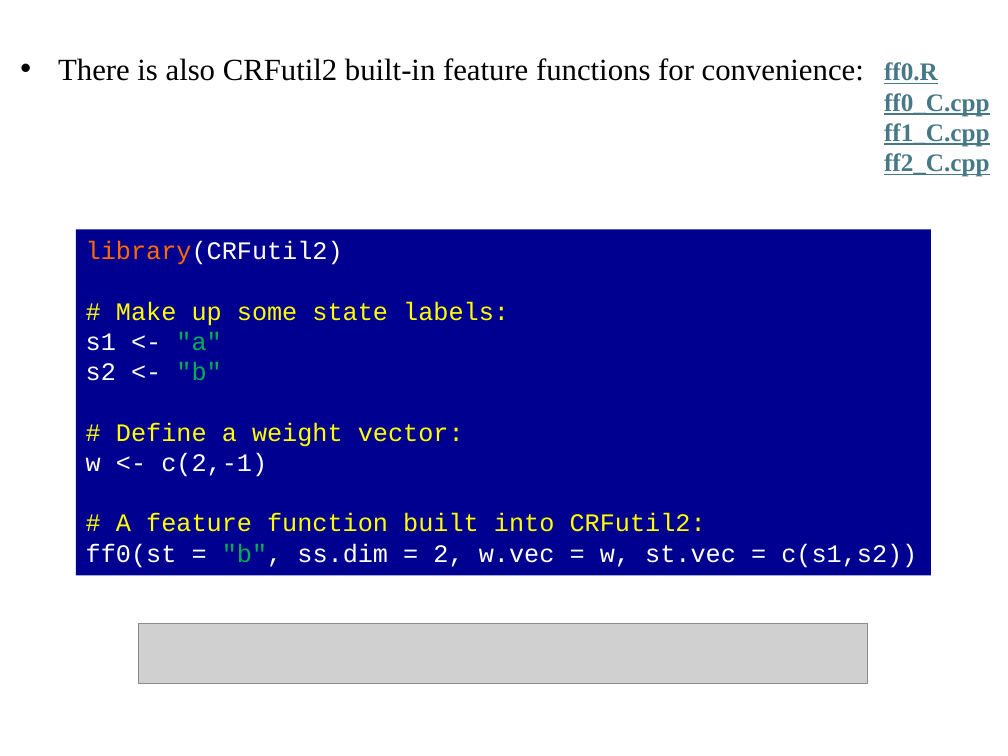
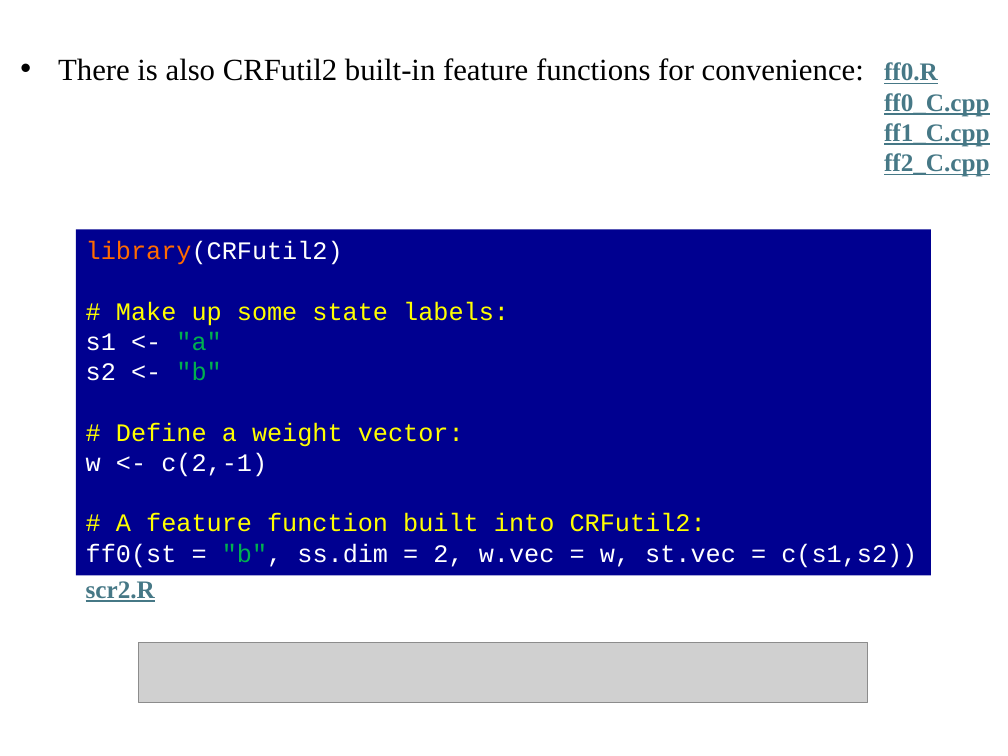
Before and after one commit to npetraco/CRFutil2, a slide deck: slide 13 of inst/doc/Notes/Notes_rev1.pptx. Drawn at 1008x756 pixels with LibreOffice and Linux fonts; fonts in the diff are those of the drawing; grey boxes stand for pictures. Boxes give left, top, right and bottom in pixels: in the first picture for what was removed or moved away, otherwise in the second. Text is boxed around its words. In the diff, an @@ line names an element or a change of style, - is before the commit and + after.

```diff
--- a/inst/doc/Notes/Notes_rev1.pptx
+++ b/inst/doc/Notes/Notes_rev1.pptx
@@ text added at [86,581,155,602], 18 pt, text #467886, bold, underline @@
+scr2.R
@@ picture: place and size @@
-picture at [138,623,868,683]
+picture at [138,642,868,703]
```
Also in this commit, not shown: 5 other slides changed, 9 other files.
